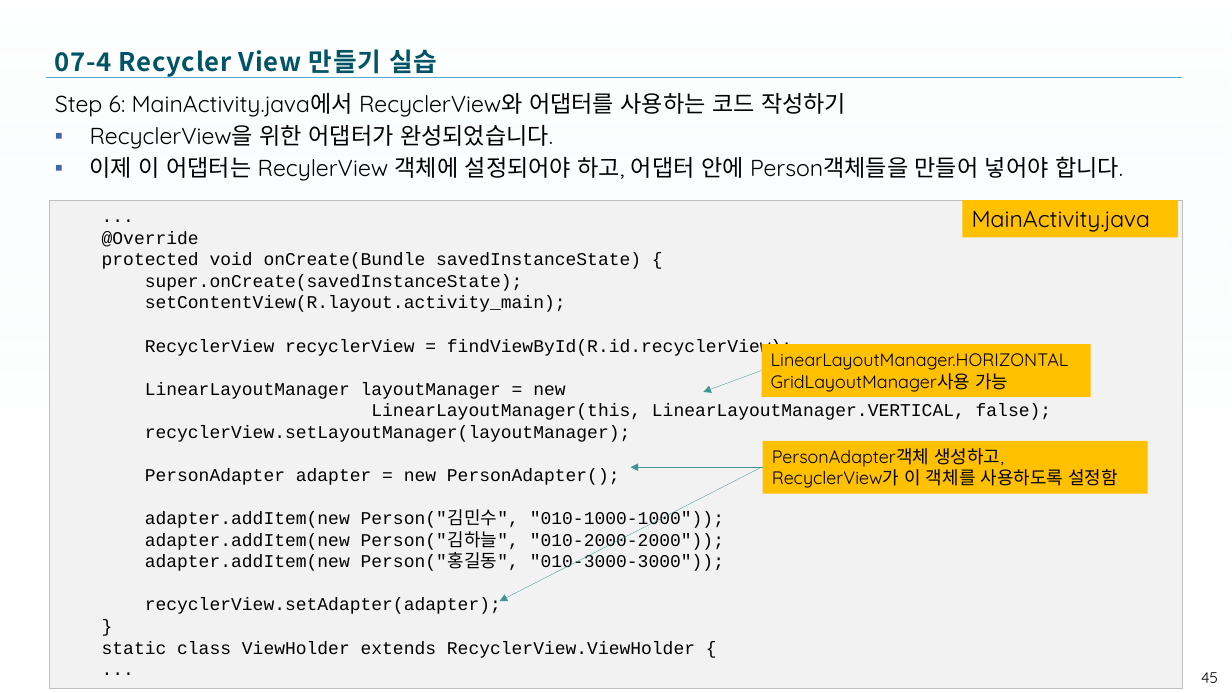
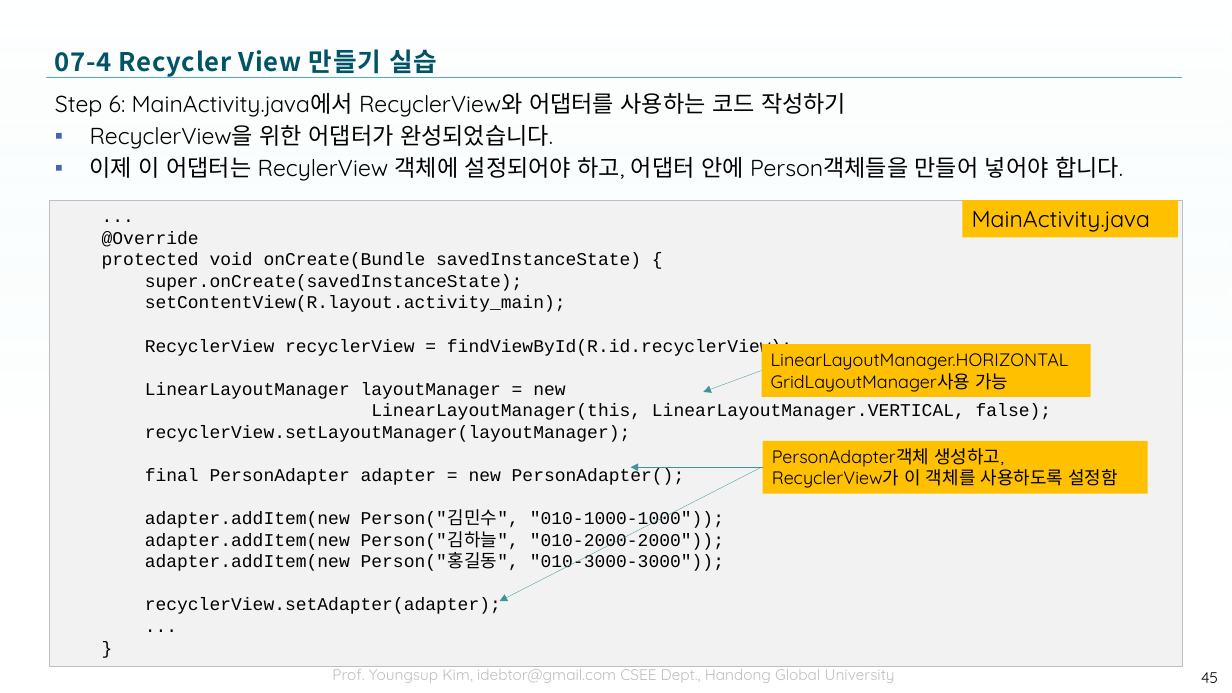
Before and after one commit to tae7841/HuStarAS, a slide deck: slide 45 of ppts/07Widget.pptx. Drawn at 1232x693 pixels with LibreOffice and Linux fonts; fonts in the diff are those of the drawing; background and template pictures are left out. Boxes give left, top, right and bottom in pixels: in the first picture for what was removed or moved away, otherwise in the second. Text is boxed around its words. In the diff, an @@ line names an element or a change of style, - is before the commit and + after.

```diff
--- a/ppts/07Widget.pptx
+++ b/ppts/07Widget.pptx
@@ text in rectangle at [49,201,1182,667]: paragraph added @@
+...
@@ rectangle "...": place and size @@
-rectangle "..." at [49,201,1182,689]
+rectangle "..." at [49,201,1182,667]
@@ text in rectangle at [145,469,685,485]: text changed @@
-PersonAdapter adapter = new PersonAdapter();
+final PersonAdapter adapter = new PersonAdapter();
@@ text in rectangle at [102,641,695,658]: paragraphs removed @@
-static class ViewHolder extends RecyclerView.ViewHolder {
-...
```
Also in this commit, not shown: 13 other slides changed, 1 slide added, 1 other file.
